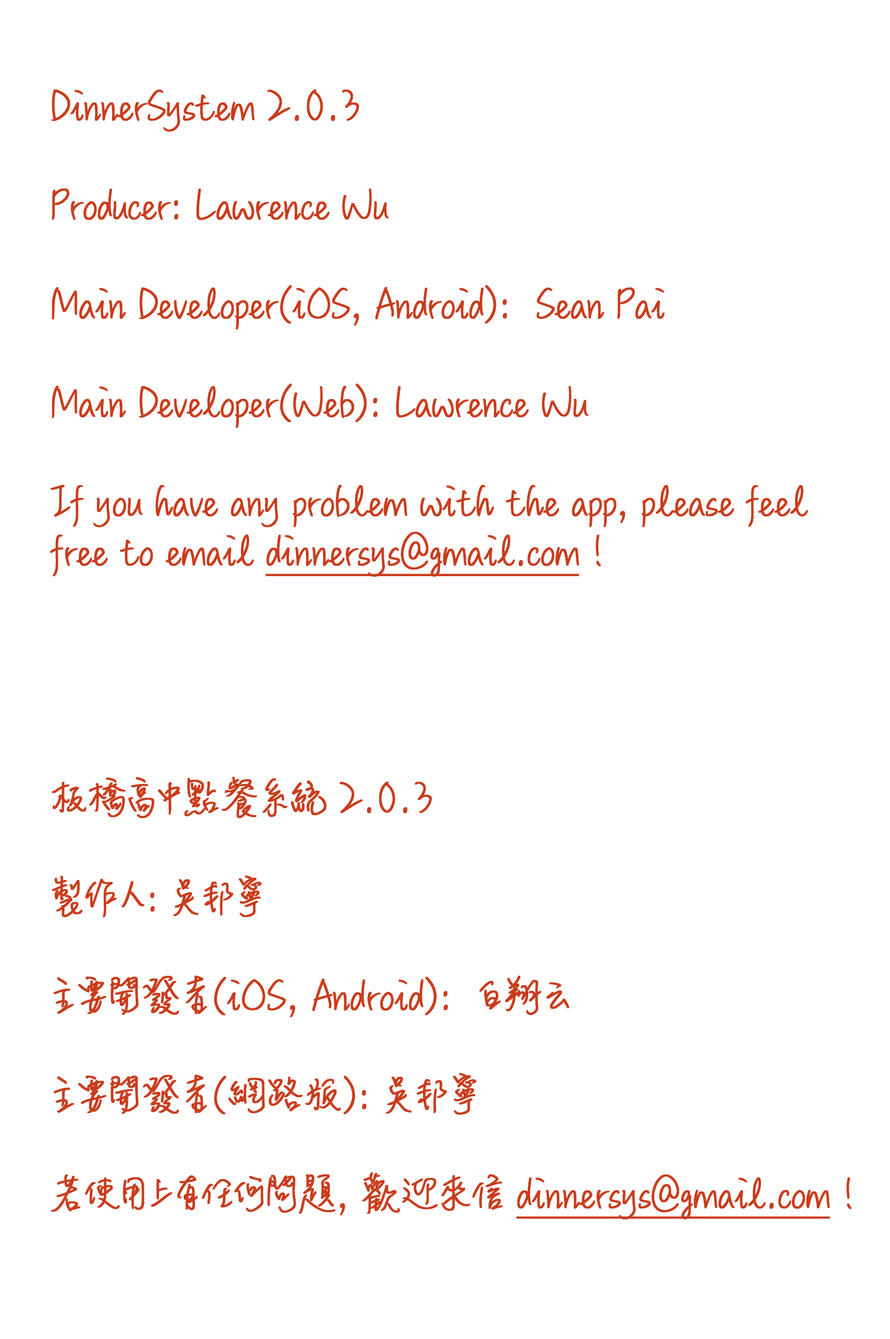
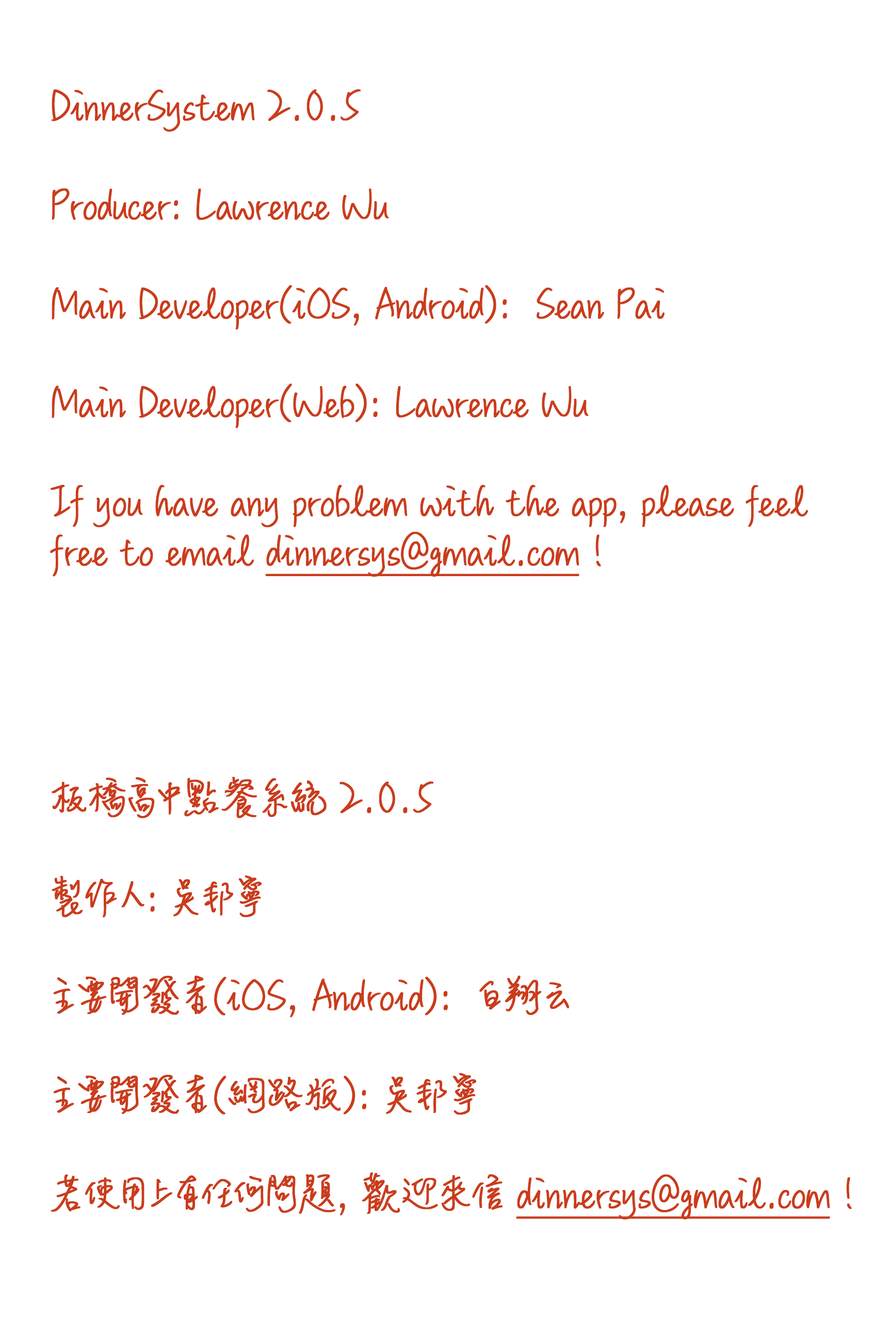
Layer changes from the first w=890, h=1339 image to the second:
renamed "DinnerSystem 2.0.3 Producer: Lawrence Wu Main Developer(iOS," to "DinnerSystem 2.0.5 Producer: Lawrence Wu Main Developer(iOS,", painted on it over (x1=340, y1=89, x2=434, y2=813)
